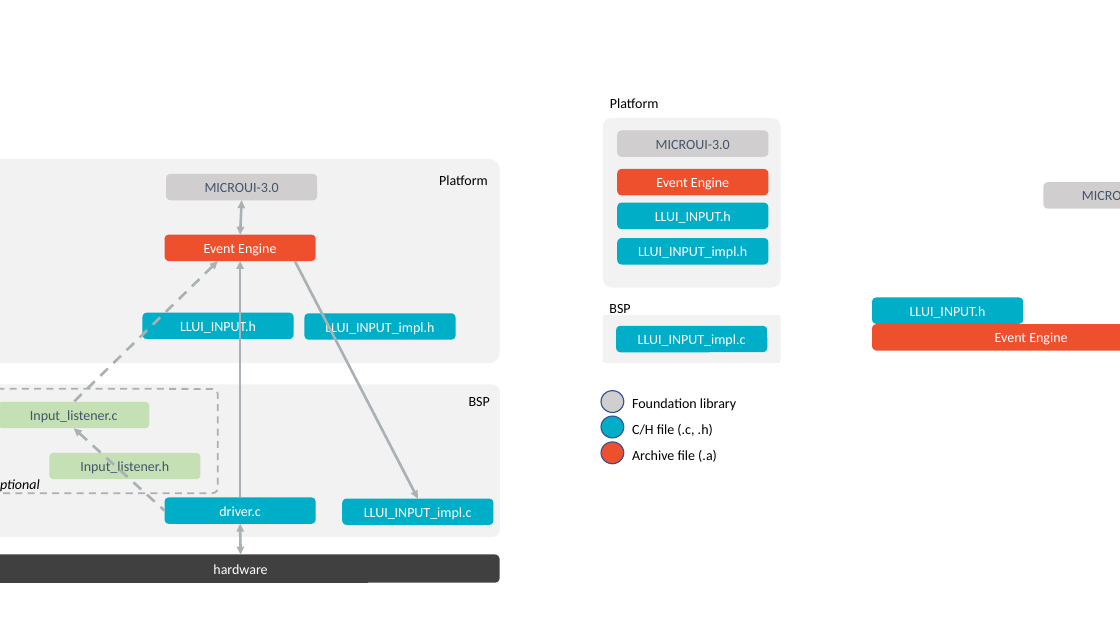
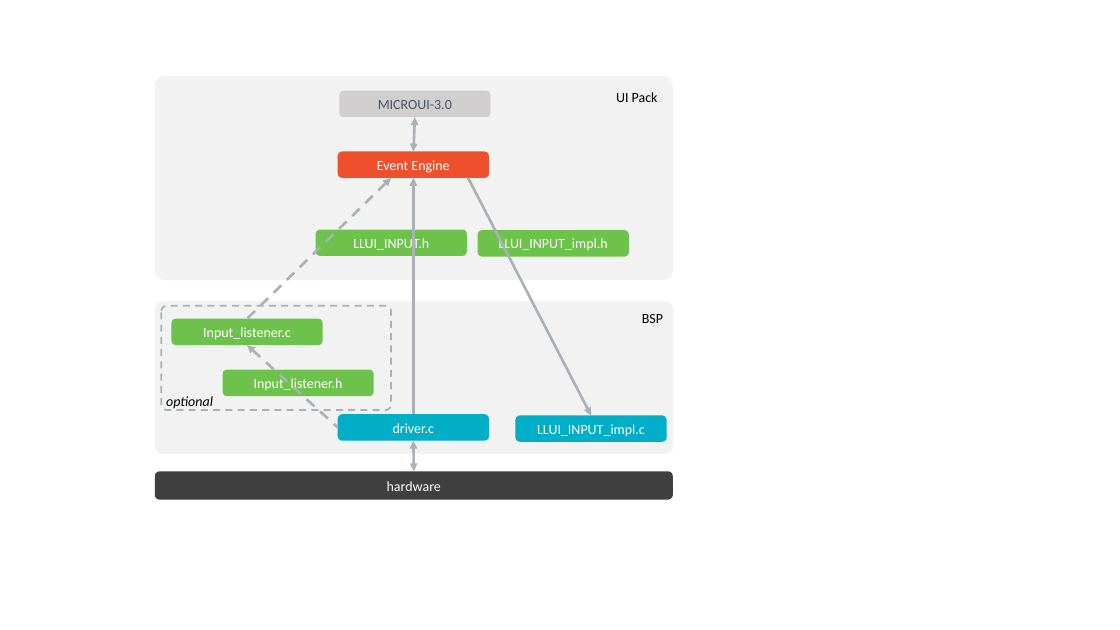
Before and after one commit to MicroEJ/docs, a slide deck: slide 4 of VEEPortingGuide/images/uiLL.pptx. Drawn at 1120x630 pixels with LibreOffice and Linux fonts; fonts in the diff are those of the drawing. Boxes give left, top, right and bottom in pixels: in the first picture for what was removed or moved away, otherwise in the second. Text is boxed around its words. In the diff, an @@ line names an element or a change of style, - is before the commit and + after.

```diff
--- a/VEEPortingGuide/images/uiLL.pptx
+++ b/VEEPortingGuide/images/uiLL.pptx
@@ double arrow moved from (240, 234) - (242, 200) to (413, 151) - (415, 118) @@
@@ rounded rectangle removed at [603, 118, 781, 287] @@
@@ text removed at [610, 98, 659, 108] @@
-Platform
@@ text added at [616, 92, 658, 102], 12 pt, text #000000 @@
+UI Pack
@@ rounded rectangle removed at [618, 130, 769, 156] @@
-MICROUI-3.0
@@ text removed at [439, 175, 488, 185] @@
-Platform
@@ rounded rectangle removed at [618, 169, 769, 195] @@
-Event Engine
@@ rounded rectangle removed at [618, 202, 769, 229] @@
-LLUI_INPUT.h
@@ rounded rectangle removed at [1044, 182, 1120, 208] @@
-MICROUI-3.0
@@ rounded rectangle "LLUI_INPUT.h" at [316, 229, 467, 255]: fill #00AEC7 to #6CC24A @@
@@ rounded rectangle "LLUI_INPUT_impl.h" at [478, 230, 629, 256]: fill #00AEC7 to #6CC24A @@
@@ rounded rectangle removed at [618, 238, 769, 264] @@
-LLUI_INPUT_impl.h
@@ rounded rectangle removed at [872, 297, 1023, 323] @@
-LLUI_INPUT.h
@@ rounded rectangle "Input_listener.c" at [171, 318, 323, 344]: text colour #44546A to #FFFFFF; fill #C5E0B4 to #6CC24A @@
@@ rounded rectangle removed at [603, 315, 781, 363] @@
@@ text removed at [609, 304, 630, 313] @@
-BSP
@@ rounded rectangle removed at [616, 326, 767, 352] @@
-LLUI_INPUT_impl.c
@@ rounded rectangle removed at [872, 324, 1120, 350] @@
-Event Engine
@@ rounded rectangle "Input_listener.h" at [223, 370, 374, 396]: text colour #44546A to #FFFFFF; fill #C5E0B4 to #6CC24A @@
@@ ellipse removed at [602, 391, 624, 413] @@
@@ ellipse removed at [602, 416, 624, 438] @@
@@ text removed at [632, 398, 736, 411] @@
-Foundation library
@@ 12 rounded rectangles, 4 arrows, 2 texts, 1 double arrow: place and size @@
-12 rounded rectangles, 4 arrows, 2 texts, 1 double arrow at [0, 159, 500, 583]
+12 rounded rectangles, 4 arrows, 2 texts, 1 double arrow at [155, 76, 674, 500]
@@ ellipse removed at [602, 442, 624, 464] @@
@@ text removed at [632, 424, 713, 436] @@
-C/H file (.c, .h)
@@ text removed at [632, 450, 717, 462] @@
-Archive file (.a)
```
Also in this commit, not shown: 4 other slides changed, 1 slide removed, 20 other files.
